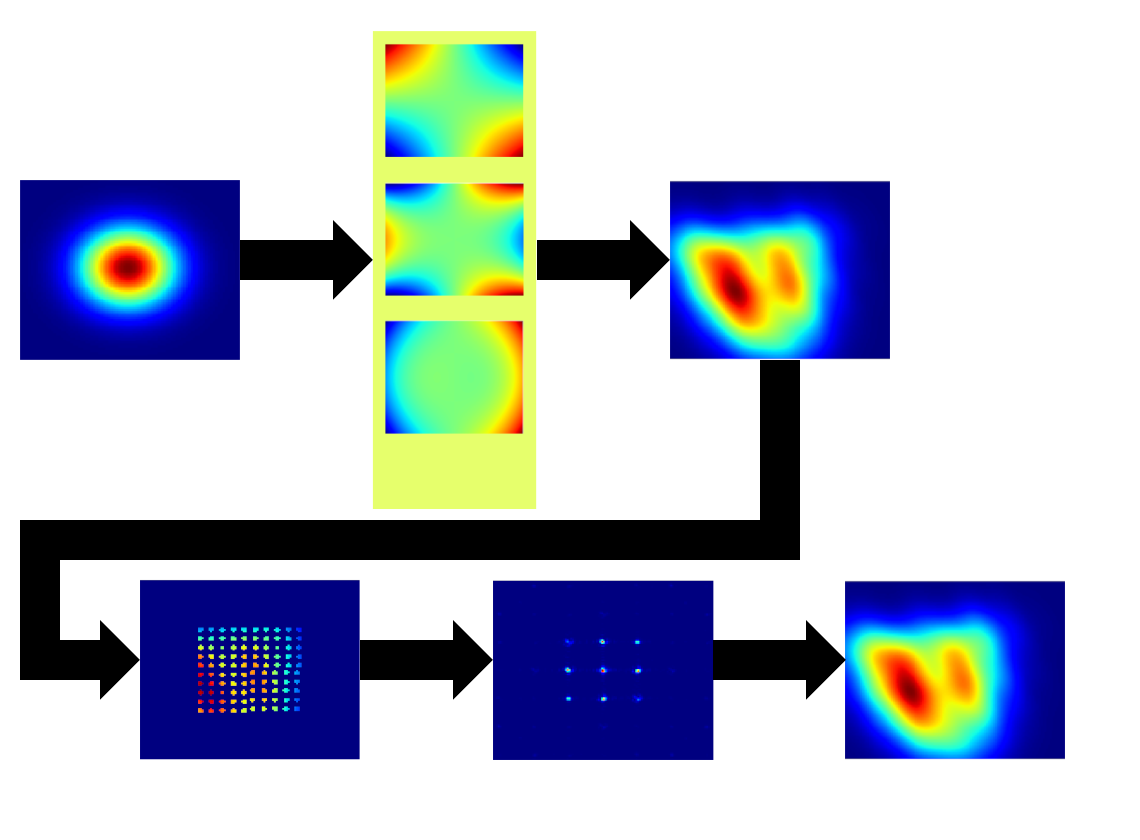
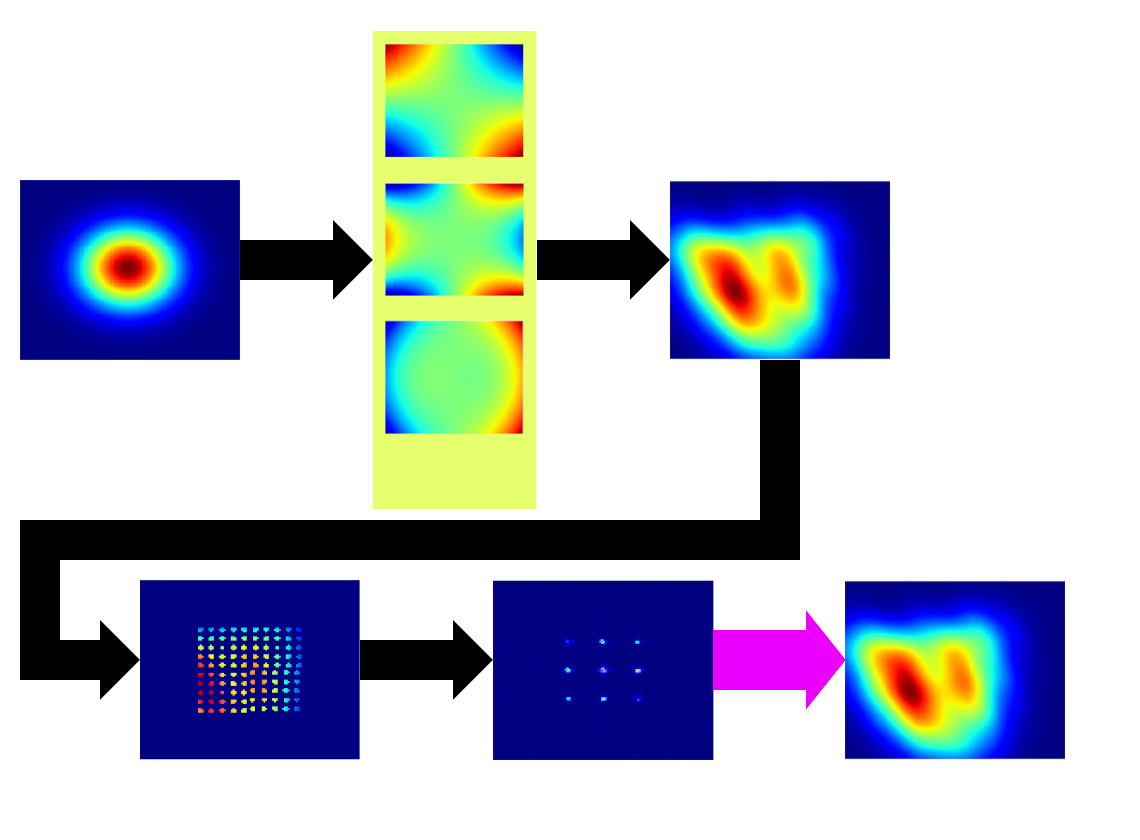
Layered file, before and after one edit (1140px x 840px). Changes by layer:
added layer "nn #1" in group "arrows" over 713, 610, 846, 710
painted on "arr copy #6" over 713, 620, 846, 700
